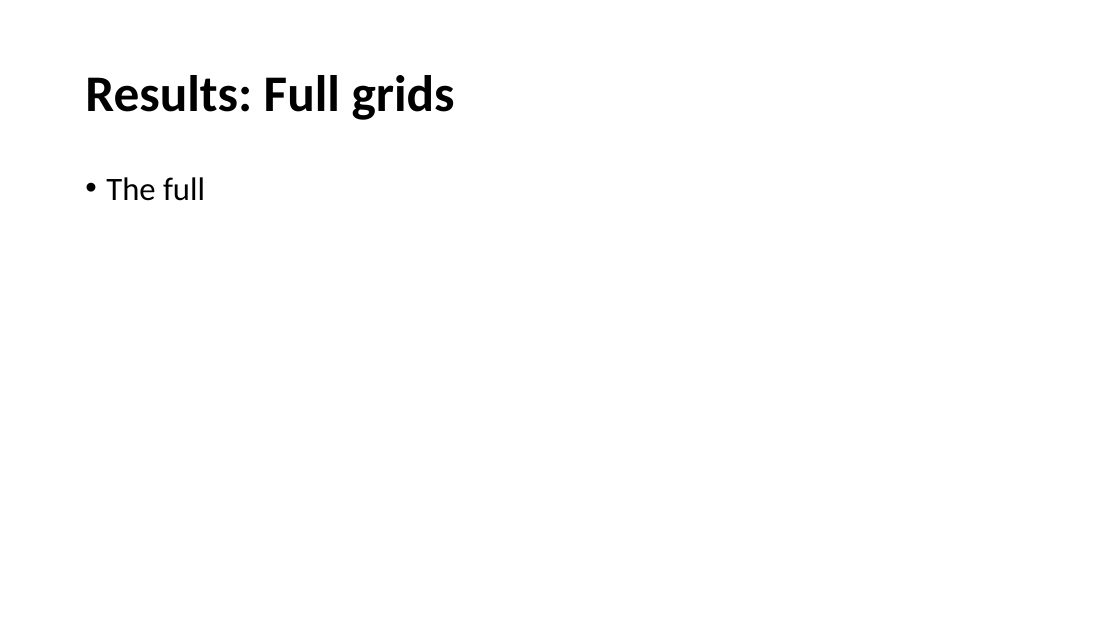
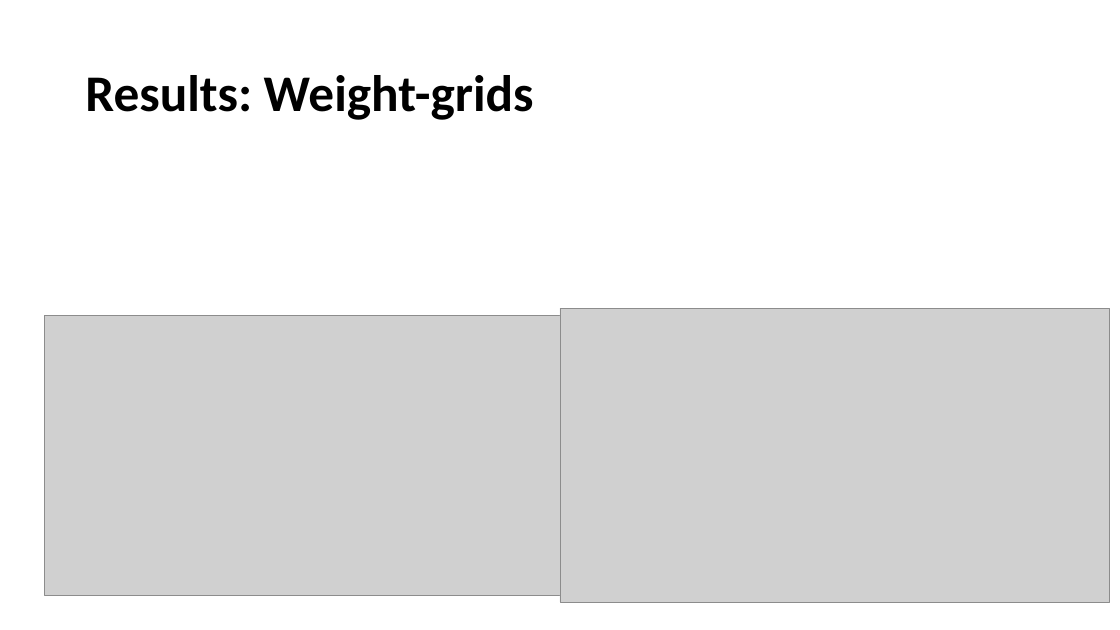
Before and after one commit to jimvanveenhuyzen/FLAMINGO, a slide deck: slide 14 of Colloquium.pptx (slide 13 before the commit). Drawn at 1120x630 pixels with LibreOffice and Linux fonts; fonts in the diff are those of the drawing; grey boxes stand for pictures. Boxes give left, top, right and bottom in pixels: in the first picture for what was removed or moved away, otherwise in the second. Text is boxed around its words. In the diff, an @@ line names an element or a change of style, - is before the commit and + after.

```diff
--- a/Colloquium.pptx
+++ b/Colloquium.pptx
@@ title at (x1=85, y1=75, x2=534, y2=120): text changed @@
-Results: Full grids
+Results: Weight-grids
@@ text removed at (x1=106, y1=177, x2=205, y2=201) @@
-• The full
@@ picture added at (x1=45, y1=315, x2=604, y2=595) @@
@@ picture added at (x1=560, y1=308, x2=1110, y2=602) @@
```
Also in this commit, not shown: 1 other slide changed, 1 slide added.
